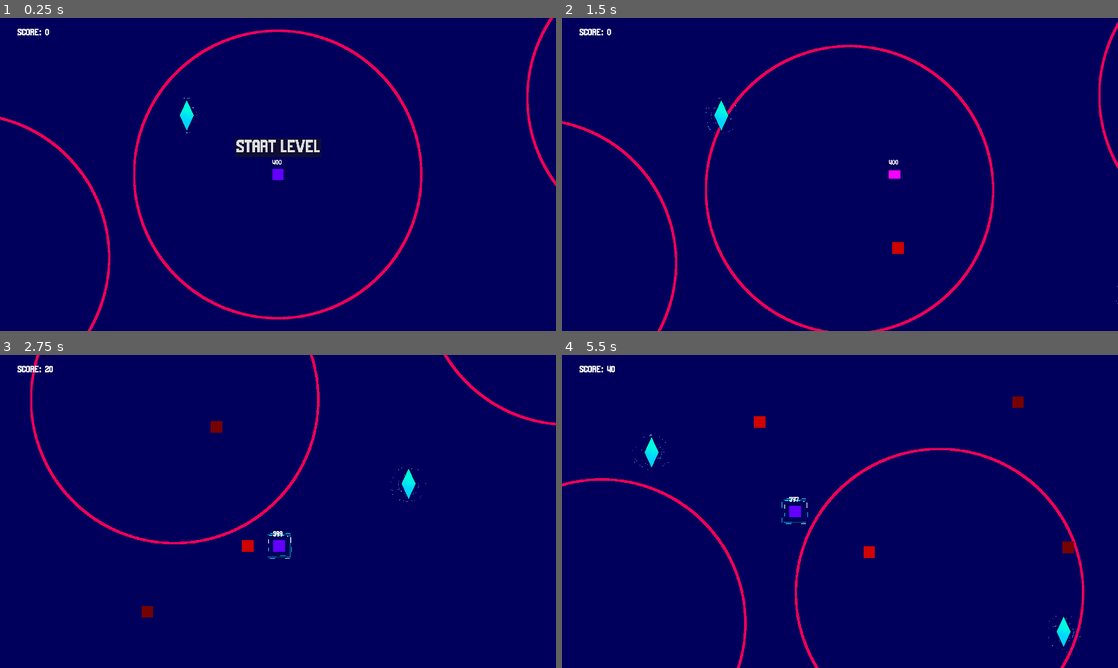
Above: before the commit, frames 1-4 (two rows, left to right).
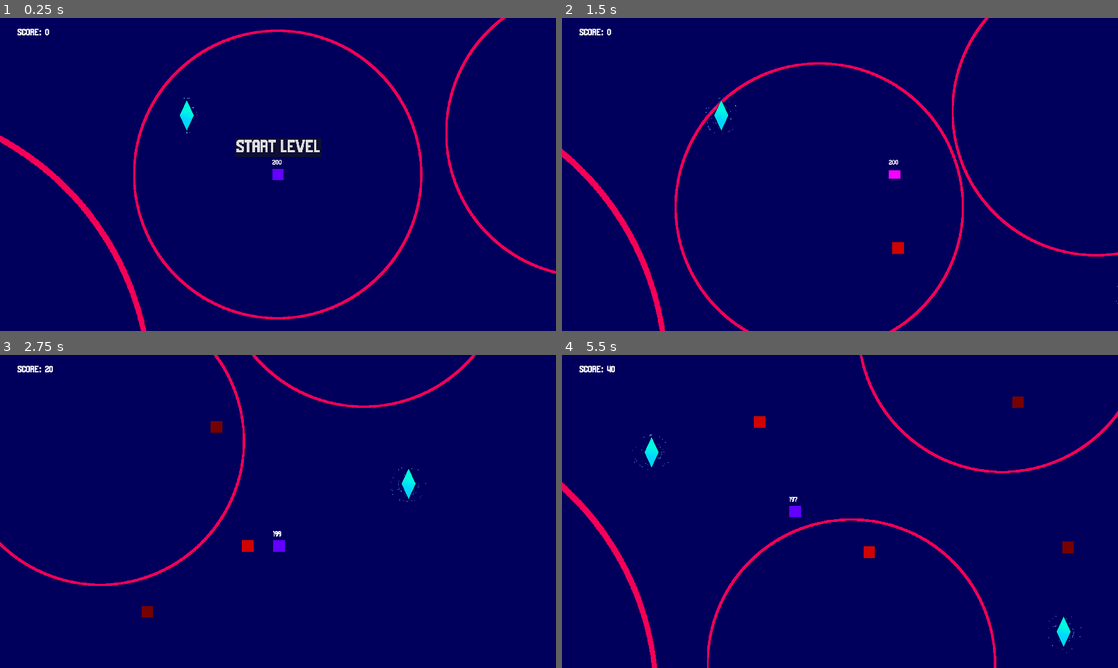
Above: after the commit, the same moments.

Repository: DirtyDan16/The-Safe-Zone
Game: Godot game, scene res://scenes/Levels/level_1.tscn
Same seed, same stepped clock (60 frames per second), same inputs: the game is played once before the commit and once after it.
Inputs (mouse positions are in pixels of both pictures, inside the frame that each line leads up to):
- Up to frame 1 (0.25 s): no input
- Up to frame 2 (1.5 s): click "START LEVEL" at 0.5 s; move the mouse to (840, 174) at 1.27 s; hold D (MoveRight) from 1.28 s (still down); tap Space (Dash) at 1.35 s
- Up to frame 3 (2.75 s): move the mouse to (166, 527) at 2.02 s; release D (MoveRight) at 2.03 s; hold S (MoveDown) from 2.03 s (still down); tap Space (Dash) at 2.1 s
- Up to frame 4 (5.5 s): move the mouse to (895, 442) at 2.77 s; release S (MoveDown) at 2.78 s; press the mouse at (895, 442) at 2.78 s; hold D (MoveRight) 2.78-3.53 s; tap Space (Dash) at 3.05, 3.8, 4.35, 5.1 s; move the mouse to (812, 574) at 3.52 s; release the mouse at (812, 574) at 3.53 s; hold W (MoveUp) 3.53-4.28 s; tap F (Slash) at 3.6 s; move the mouse to (1006, 558) at 4.27 s; hold A (MoveLeft) from 4.28 s (still down); move the mouse to (673, 464) at 5.02 s

The runs differ from the first frame. In frame 1, 2.3% of the frame differs, in the area x 0-100%, y 0-100%; in frame 2, 4.9%; in frame 3, 2.4%; in frame 4, 3.8%.

Commit message:
several changes
- made the safezones have a better structure
- when you die, enemies that home on u do not target u anymore
- crystal powrerups do not stack and u have a get i-frames after the end of a superdash (without the taking damage part)

Diff:
--- a/scenes/Levels/level_1.tscn
+++ b/scenes/Levels/level_1.tscn
@@ -28,7 +28,7 @@
 [node name="Player" parent="." instance=ExtResource("2_0xq7c")]
 unique_name_in_owner = true
 initialBulletAmmo = 20
-playerHealth = 400.0
+playerHealth = 200.0
 
 [node name="PlayerCamera" type="Camera2D" parent="Player"]
 position_smoothing_enabled = true
@@ -36,12 +36,19 @@
 [node name="SafeZone" parent="." instance=ExtResource("6_00ccs")]
 
 [node name="SafeZone2" parent="." instance=ExtResource("6_00ccs")]
-position = Vector2(1358, -264)
+position = Vector2(1078, -144)
+
+[node name="SafeZone3" parent="." instance=ExtResource("6_00ccs")]
+position = Vector2(-1432, 748)
+
+[node name="CollisionShapeOfZone" parent="SafeZone3/SafeZoneBody" index="0"]
 scale = Vector2(2, 2)
 
-[node name="SafeZone3" parent="." instance=ExtResource("6_00ccs")]
-position = Vector2(-1078, 287)
-scale = Vector2(0.8, 0.8)
+[node name="DetectionArea" parent="SafeZone3/SafeZoneBody" index="1"]
+scale = Vector2(2, 2)
+
+[node name="OutlineOfSafeZone" parent="SafeZone3/SafeZoneBody" index="2"]
+scale = Vector2(2, 2)
 
 [node name="GUI" parent="." instance=ExtResource("5_4usb6")]
 
@@ -102,3 +109,5 @@
 [connection signal="ResetGame" from="GUI" to="." method="_on_gui_reset_game"]
 [connection signal="StartGame" from="GUI" to="." method="_on_gui_start_game"]
 [connection signal="timeout" from="SafeZonesChangeDirectionDelay" to="." method="_on_safe_zones_change_direction_delay_timeout"]
+
+[editable path="SafeZone3"]
--- a/scenes/safe_zone.tscn
+++ b/scenes/safe_zone.tscn
@@ -5,30 +5,30 @@
 [ext_resource type="Script" path="res://scripts/safe_zone_area.gd" id="3_50w0o"]
 
 [sub_resource type="CircleShape2D" id="CircleShape2D_voaq5"]
-radius = 752.239
+radius = 496.065
 
-[node name="SafeZone" type="RigidBody2D" groups=["SafeZones"]]
+[node name="SafeZone" type="Node2D"]
+
+[node name="SafeZoneBody" type="RigidBody2D" parent="." groups=["SafeZones"]]
 collision_layer = 16
 collision_mask = 16
 script = ExtResource("1_oyfqv")
 
-[node name="CollisionShape2D" type="CollisionShape2D" parent="."]
-position = Vector2(-5.08626e-06, -5.08626e-06)
-scale = Vector2(0.67, 0.67)
+[node name="CollisionShapeOfZone" type="CollisionShape2D" parent="SafeZoneBody"]
+position = Vector2(0, -8)
 shape = SubResource("CircleShape2D_voaq5")
 debug_color = Color(0.883633, 0.000320743, 0.812878, 0.42)
 
-[node name="DetectionArea" type="Area2D" parent="."]
+[node name="DetectionArea" type="Area2D" parent="SafeZoneBody"]
 position = Vector2(7.62939e-06, 7.62939e-06)
 script = ExtResource("3_50w0o")
 
-[node name="CollisionShape2D" type="CollisionShape2D" parent="DetectionArea"]
-position = Vector2(-5.08626e-06, -5.08626e-06)
-scale = Vector2(0.67, 0.67)
+[node name="CollisionShapeOfDetectionOfZone" type="CollisionShape2D" parent="SafeZoneBody/DetectionArea"]
+position = Vector2(-5.72205e-06, -7.62939e-06)
 shape = SubResource("CircleShape2D_voaq5")
 debug_color = Color(0, 0.598636, 0.707788, 0.42)
 
-[node name="OutlineOfSafeZone" type="Sprite2D" parent="."]
+[node name="OutlineOfSafeZone" type="Sprite2D" parent="SafeZoneBody"]
 unique_name_in_owner = true
 position = Vector2(7.62939e-06, 7.62939e-06)
 texture = ExtResource("2_qat30")
@@ -38,8 +38,8 @@
 wait_time = 1.5
 one_shot = true
 
-[connection signal="area_entered" from="DetectionArea" to="DetectionArea" method="_on_area_entered"]
-[connection signal="area_exited" from="DetectionArea" to="DetectionArea" method="_on_area_exited"]
-[connection signal="body_entered" from="DetectionArea" to="DetectionArea" method="_on_body_entered"]
-[connection signal="body_exited" from="DetectionArea" to="DetectionArea" method="_on_body_exited"]
-[connection signal="timeout" from="OutOfZoneTakingDamageDelay" to="DetectionArea" method="_on_out_of_zone_taking_damage_delay_timeout"]
+[connection signal="area_entered" from="SafeZoneBody/DetectionArea" to="SafeZoneBody/DetectionArea" method="_on_area_entered"]
+[connection signal="area_exited" from="SafeZoneBody/DetectionArea" to="SafeZoneBody/DetectionArea" method="_on_area_exited"]
+[connection signal="body_entered" from="SafeZoneBody/DetectionArea" to="SafeZoneBody/DetectionArea" method="_on_body_entered"]
+[connection signal="body_exited" from="SafeZoneBody/DetectionArea" to="SafeZoneBody/DetectionArea" method="_on_body_exited"]
+[connection signal="timeout" from="OutOfZoneTakingDamageDelay" to="SafeZoneBody/DetectionArea" method="_on_out_of_zone_taking_damage_delay_timeout"]
--- a/scripts/player.gd
+++ b/scripts/player.gd
@@ -42,6 +42,7 @@
 var isOnSlashCooldown: bool = false;
 var isOnShootCooldown: bool = false;
 var bulletAmmo: int;
+var hasPowerupSuperDash: bool = false;
 
 
 
@@ -61,10 +62,19 @@
 	return playerHealth;
 
 func taken_damage(damageTaken: float):
-
 	if hasInvincibleFrames: return
 
 	playerHealth -= damageTaken;
+	if playerHealth <= 0:
+		isAlive = false; #makes the player not correspound to inputs
+		visible = false; #hides the player
+		#makes the player undetected by homing enemies
+		collision_layer = 0
+		collision_mask = 0
+		i_frames_duration.stop()
+		gameOver.emit()
+		return;
+
 	health_text.text = str(playerHealth);
 	hasInvincibleFrames = true;
 	invincibilty_border.visible = true;
@@ -133,13 +143,6 @@
 	#disables the player inputs if the player is dead
 	if !isAlive:
 		return
-	if playerHealth <= 0:
-		isAlive = false;
-		visible = false;
-		i_frames_duration.stop()
-
-		gameOver.emit()
-		return;
 
 	if getSlashStatus() == true:
 		var listOfEnemies: Array = slash_area.get_overlapping_areas()
@@ -191,6 +194,10 @@
 		shape.position.y -= 5;
 		isCurrentlyDashing = false;
 		dashMoveDirection = Vector2(0,0)
+		if hasPowerupSuperDash:
+			hasInvincibleFrames = true;
+			invincibilty_border.visible = true;
+			i_frames_duration.start()
 
 
 func _on_dash_cooldown_timeout():
@@ -223,9 +230,12 @@
 
 func startSuperDash():
 	super_dash_duration.start()
-	dashAmount*=superDashDashMultiplier
+	if (!hasPowerupSuperDash): dashAmount*=superDashDashMultiplier
+	hasPowerupSuperDash = true;
+
 
 
 
 func _on_super_dash_duration_timeout():
+	hasPowerupSuperDash = false;
 	dashAmount/=superDashDashMultiplier
--- a/scripts/safe_zone.gd
+++ b/scripts/safe_zone.gd
@@ -1,7 +1,5 @@
 extends RigidBody2D
 
-
-@onready var outline = %OutlineOfSafeZone
 
 #-----------VAR
 var velocity = Vector2(0,0)
